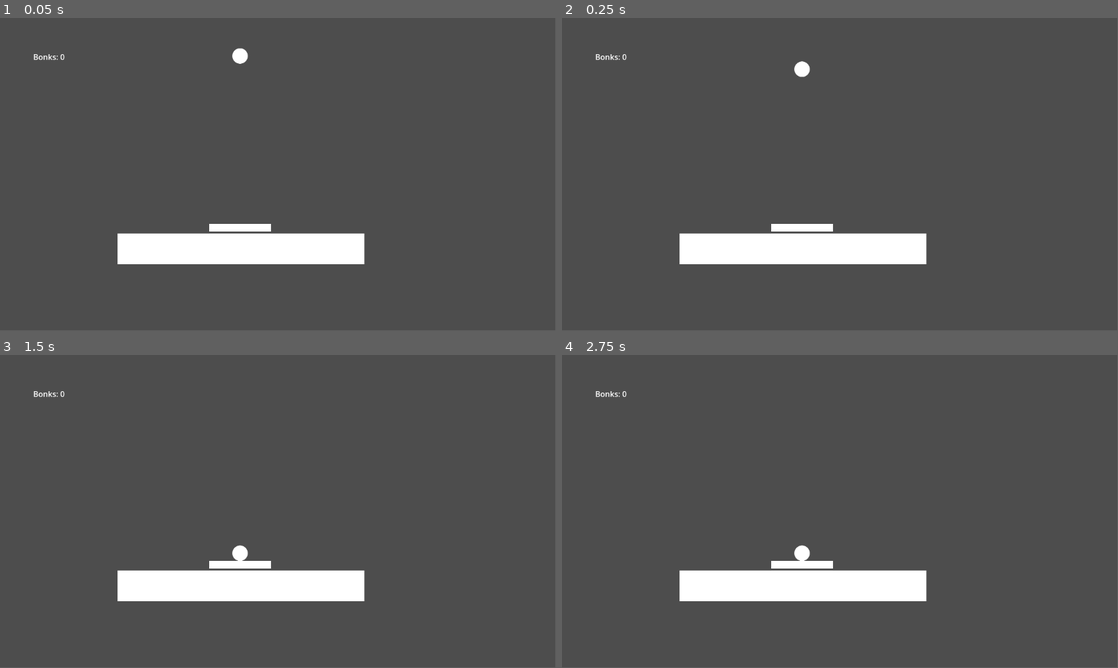
Above: before the commit, frames 1-4 (two rows, left to right).
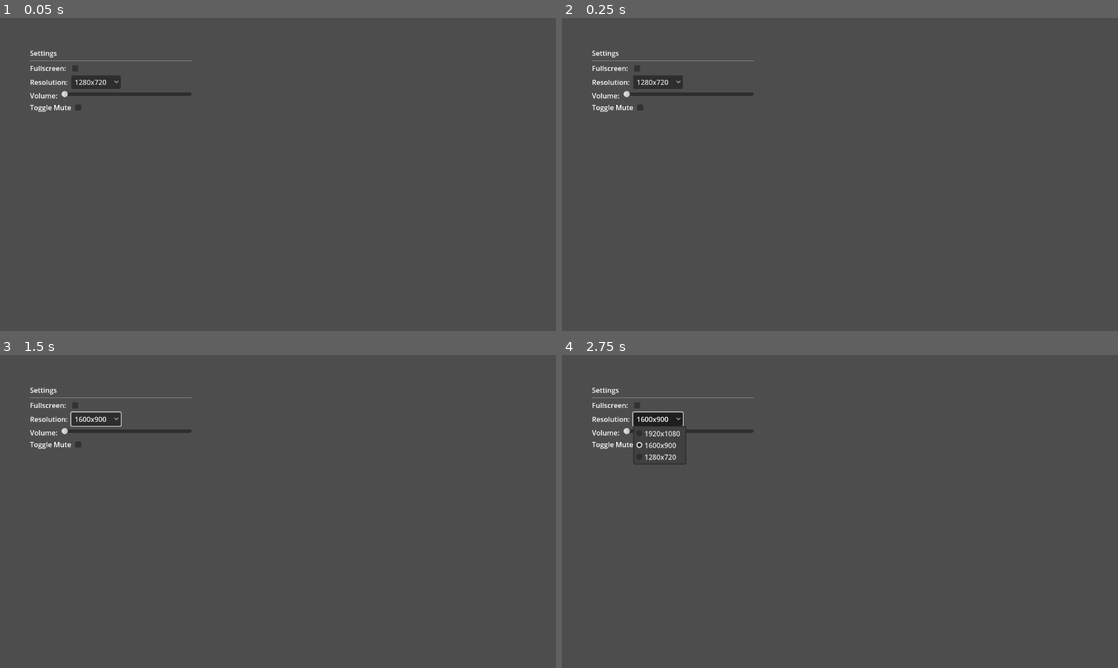
Above: after the commit, the same moments.

Repository: sfreed141/pinball
Game: Godot game, scene res://main.tscn
Same seed, same stepped clock (60 frames per second), same inputs: the game is played once before the commit and once after it.
Inputs (mouse positions are in pixels of both pictures, inside the frame that each line leads up to):
- Up to frame 1 (0.05 s): no input
- Up to frame 2 (0.25 s): no input
- Up to frame 3 (1.5 s): click (94, 417) at 0.5 s, where only the run after the commit has a clickable "1280x720"; click (77, 445) at 1.27 s
- Up to frame 4 (2.75 s): click (656, 417) at 2 s, where only the run after the commit has a clickable "1600x900"
In our replay, the window is 799x449 before the commit and 800x450 after it. These sizes can differ from the game's own. Grey fills any space a smaller window leaves; there, only what the larger window draws over its background counts as a difference.

The runs differ from the first frame. In frame 1, 5.9% of the frame differs, in the area x 5-66%, y 9-79%; in frame 2, 5.9%; in frame 3, 5.9%; in frame 4, 6.1%, in the area x 5-66%, y 10-79%.

Commit message:
"layout done, buttons wip"

Diff:
--- /dev/null
+++ b/project/MainMenu.gd
@@ -0,0 +1,19 @@
+extends MarginContainer
+
+
+# Called when the node enters the scene tree for the first time.
+func _ready():
+	pass # Replace with function body.
+
+
+func _on_start_game_button_pressed():
+	pass # Replace with function body.
+
+
+func _on_options_button_pressed():
+	pass # Replace with function body.
+
+
+func _on_exit_button_pressed():
+	get_tree().quit()
+	pass # Replace with function body.
--- /dev/null
+++ b/project/MainMenuTheme.tres
@@ -0,0 +1,22 @@
+[gd_resource type="Theme" load_steps=6 format=3 uid="uid://cckteog731x5u"]
+
+[sub_resource type="StyleBoxEmpty" id="StyleBoxEmpty_iojd1"]
+
+[sub_resource type="StyleBoxEmpty" id="StyleBoxEmpty_7rirm"]
+
+[sub_resource type="StyleBoxEmpty" id="StyleBoxEmpty_s3h68"]
+
+[sub_resource type="StyleBoxEmpty" id="StyleBoxEmpty_8iy7l"]
+
+[sub_resource type="StyleBoxEmpty" id="StyleBoxEmpty_5yuo8"]
+
+[resource]
+Button/colors/font_hover_color = Color(0.850234, 0.979814, 0.990546, 1)
+Button/colors/font_hover_pressed_color = Color(0.47536, 0.924797, 0.965726, 1)
+Button/colors/font_pressed_color = Color(0.47451, 0.92549, 0.964706, 1)
+Button/font_sizes/font_size = 24
+Button/styles/disabled = SubResource("StyleBoxEmpty_iojd1")
+Button/styles/focus = SubResource("StyleBoxEmpty_7rirm")
+Button/styles/hover = SubResource("StyleBoxEmpty_s3h68")
+Button/styles/normal = SubResource("StyleBoxEmpty_8iy7l")
+Button/styles/pressed = SubResource("StyleBoxEmpty_5yuo8")
--- /dev/null
+++ b/project/PauseMenu.gd
@@ -0,0 +1,10 @@
+extends MarginContainer
+
+
+# Called when the node enters the scene tree for the first time.
+func _ready():
+	pass # Replace with function body.
+
+func _on_quit_button_pressed():
+	get_tree().quit()
+	pass # Replace with function body.
--- a/project/main.tscn
+++ b/project/main.tscn
@@ -1,9 +1,13 @@
-[gd_scene load_steps=6 format=3 uid="uid://wp31bdkw2ujt"]
+[gd_scene load_steps=10 format=3 uid="uid://wp31bdkw2ujt"]
 
 [ext_resource type="Script" path="res://game/gamemode.gd" id="1_8jxqk"]
 [ext_resource type="PackedScene" uid="uid://dhlm0r3kgrbs5" path="res://game/paddle.tscn" id="2_67h6p"]
 [ext_resource type="PackedScene" uid="uid://cyvsrij56sdbt" path="res://game/ball.tscn" id="3_xnpqu"]
 [ext_resource type="Texture2D" uid="uid://cbvi147u2de24" path="res://assets/GiantLightStudios - SimpleShapes/square_64.png" id="4_vvabt"]
+[ext_resource type="Script" path="res://MainMenu.gd" id="5_ttrjt"]
+[ext_resource type="Theme" uid="uid://cckteog731x5u" path="res://MainMenuTheme.tres" id="5_up4de"]
+[ext_resource type="Script" path="res://settings.gd" id="6_h4t5a"]
+[ext_resource type="Script" path="res://PauseMenu.gd" id="8_lfqy3"]
 
 [sub_resource type="RectangleShape2D" id="RectangleShape2D_ne3n4"]
 size = Vector2(512, 64)
@@ -14,6 +18,7 @@
 script = ExtResource("1_8jxqk")
 
 [node name="World" type="Node2D" parent="."]
+visible = false
 
 [node name="Paddle" parent="World" instance=ExtResource("2_67h6p")]
 position = Vector2(498, 435)
@@ -37,14 +42,132 @@
 
 [node name="UI" type="CanvasLayer" parent="."]
 
-[node name="Menu" type="MarginContainer" parent="UI"]
+[node name="MainMenu" type="MarginContainer" parent="UI"]
+visible = false
 anchors_preset = 15
 anchor_right = 1.0
 anchor_bottom = 1.0
 grow_horizontal = 2
 grow_vertical = 2
-
-[node name="InGame" type="MarginContainer" parent="UI"]
+size_flags_horizontal = 4
+size_flags_vertical = 4
+theme_override_constants/margin_left = 69
+theme_override_constants/margin_top = 69
+theme_override_constants/margin_right = 90
+theme_override_constants/margin_bottom = 69
+script = ExtResource("5_ttrjt")
+metadata/_edit_use_anchors_ = true
+
+[node name="HBoxContainer" type="HBoxContainer" parent="UI/MainMenu"]
+layout_mode = 2
+
+[node name="VBoxContainer" type="VBoxContainer" parent="UI/MainMenu/HBoxContainer"]
+layout_mode = 2
+size_flags_vertical = 4
+theme_override_constants/separation = 3
+
+[node name="StartGameButton" type="Button" parent="UI/MainMenu/HBoxContainer/VBoxContainer"]
+layout_mode = 2
+theme = ExtResource("5_up4de")
+text = "Start"
+alignment = 0
+
+[node name="OptionsButton" type="Button" parent="UI/MainMenu/HBoxContainer/VBoxContainer"]
+layout_mode = 2
+theme = ExtResource("5_up4de")
+text = "Options"
+alignment = 0
+
+[node name="ExitButton" type="Button" parent="UI/MainMenu/HBoxContainer/VBoxContainer"]
+layout_mode = 2
+theme = ExtResource("5_up4de")
+text = "Exit"
+alignment = 0
+
+[node name="Settings" type="Control" parent="UI"]
+layout_mode = 3
+anchors_preset = 0
+offset_right = 40.0
+offset_bottom = 40.0
+script = ExtResource("6_h4t5a")
+
+[node name="OptionsMenu" type="MarginContainer" parent="UI/Settings"]
+layout_mode = 1
+offset_right = 291.0
+offset_bottom = 155.0
+theme_override_constants/margin_left = 69
+theme_override_constants/margin_top = 69
+theme_override_constants/margin_right = 69
+theme_override_constants/margin_bottom = 69
+
+[node name="VBoxContainer2" type="VBoxContainer" parent="UI/Settings/OptionsMenu"]
+layout_mode = 2
+
+[node name="SettingsLabel" type="Label" parent="UI/Settings/OptionsMenu/VBoxContainer2"]
+layout_mode = 2
+text = "Settings"
+
+[node name="HSeparator" type="HSeparator" parent="UI/Settings/OptionsMenu/VBoxContainer2"]
+layout_mode = 2
+
+[node name="VBoxContainer" type="VBoxContainer" parent="UI/Settings/OptionsMenu/VBoxContainer2"]
+layout_mode = 2
+
+[node name="HBoxContainer4" type="HBoxContainer" parent="UI/Settings/OptionsMenu/VBoxContainer2/VBoxContainer"]
+layout_mode = 2
+
+[node name="FullscreenLabel" type="Label" parent="UI/Settings/OptionsMenu/VBoxContainer2/VBoxContainer/HBoxContainer4"]
+layout_mode = 2
+text = "Fullscreen: "
+
+[node name="FullscreenBox" type="CheckBox" parent="UI/Settings/OptionsMenu/VBoxContainer2/VBoxContainer/HBoxContainer4"]
+layout_mode = 2
+
+[node name="HBoxContainer3" type="HBoxContainer" parent="UI/Settings/OptionsMenu/VBoxContainer2/VBoxContainer"]
+layout_mode = 2
+
+[node name="ResolutionLabel" type="Label" parent="UI/Settings/OptionsMenu/VBoxContainer2/VBoxContainer/HBoxContainer3"]
+layout_mode = 2
+text = "Resolution: "
+
+[node name="ResolutionBox" type="OptionButton" parent="UI/Settings/OptionsMenu/VBoxContainer2/VBoxContainer/HBoxContainer3"]
+layout_mode = 2
+item_count = 3
+selected = 2
+popup/item_0/text = "1920x1080"
+popup/item_0/id = 0
+popup/item_1/text = "1600x900"
+popup/item_1/id = 1
+popup/item_2/text = "1280x720"
+popup/item_2/id = 2
+
+[node name="HBoxContainer" type="HBoxContainer" parent="UI/Settings/OptionsMenu/VBoxContainer2/VBoxContainer"]
+layout_mode = 2
+
+[node name="AudioLabel" type="Label" parent="UI/Settings/OptionsMenu/VBoxContainer2/VBoxContainer/HBoxContainer"]
+layout_mode = 2
+text = "Volume:
+"
+
+[node name="CenterContainer" type="CenterContainer" parent="UI/Settings/OptionsMenu/VBoxContainer2/VBoxContainer/HBoxContainer"]
+layout_mode = 2
+
+[node name="AudioSlider" type="HSlider" parent="UI/Settings/OptionsMenu/VBoxContainer2/VBoxContainer/HBoxContainer"]
+custom_minimum_size = Vector2(300, 0)
+layout_mode = 2
+
+[node name="HBoxContainer2" type="HBoxContainer" parent="UI/Settings/OptionsMenu/VBoxContainer2/VBoxContainer"]
+layout_mode = 2
+
+[node name="MuteLabel" type="Label" parent="UI/Settings/OptionsMenu/VBoxContainer2/VBoxContainer/HBoxContainer2"]
+layout_mode = 2
+text = "Toggle Mute"
+
+[node name="MuteBox" type="CheckBox" parent="UI/Settings/OptionsMenu/VBoxContainer2/VBoxContainer/HBoxContainer2"]
+layout_mode = 2
+
+[node name="PauseMenu" type="MarginContainer" parent="UI"]
+visible = false
 anchors_preset = 15
 anchor_right = 1.0
 anchor_bottom = 1.0
@@ -52,10 +175,67 @@
 grow_vertical = 2
 theme_override_constants/margin_left = 69
 theme_override_constants/margin_top = 69
-
-[node name="ScoreLabel" type="Label" parent="UI/InGame"]
+script = ExtResource("8_lfqy3")
+
+[node name="CenterContainer" type="CenterContainer" parent="UI/PauseMenu"]
+layout_mode = 2
+
+[node name="VBoxContainer" type="VBoxContainer" parent="UI/PauseMenu/CenterContainer"]
+layout_mode = 2
+theme_override_constants/separation = -5
+
+[node name="ResumeButton" type="Button" parent="UI/PauseMenu/CenterContainer/VBoxContainer"]
+layout_mode = 2
+text = "Resume"
+
+[node name="ResumeLabel" type="Label" parent="UI/PauseMenu/CenterContainer/VBoxContainer"]
+layout_mode = 2
+
+[node name="SettingsButton" type="Button" parent="UI/PauseMenu/CenterContainer/VBoxContainer"]
+layout_mode = 2
+text = "Settings"
+
+[node name="SettingsLabel" type="Label" parent="UI/PauseMenu/CenterContainer/VBoxContainer"]
+layout_mode = 2
+
+[node name="QuitButton" type="Button" parent="UI/PauseMenu/CenterContainer/VBoxContainer"]
+layout_mode = 2
+text = "Quit"
+
+[node name="QuitLabel" type="Label" parent="UI/PauseMenu/CenterContainer/VBoxContainer"]
+layout_mode = 2
+
+[node name="InGameUI" type="MarginContainer" parent="UI"]
+visible = false
+anchors_preset = 15
+anchor_right = 1.0
+anchor_bottom = 1.0
+grow_horizontal = 2
+grow_vertical = 2
+theme_override_constants/margin_left = 69
+theme_override_constants/margin_top = 69
+
+[node name="VBoxContainer" type="VBoxContainer" parent="UI/InGameUI"]
+layout_mode = 2
+
+[node name="LivesLabel" type="Label" parent="UI/InGameUI/VBoxContainer"]
+unique_name_in_owner = true
+layout_mode = 2
+size_flags_horizontal = 0
+text = "Lives: 0"
+
+[node name="ScoreLabel" type="Label" parent="UI/InGameUI/VBoxContainer"]
 unique_name_in_owner = true
 layout_mode = 2
 size_flags_horizontal = 0
 size_flags_vertical = 0
 text = "Bonks: 0"
+
+[connection signal="pressed" from="UI/MainMenu/HBoxContainer/VBoxContainer/StartGameButton" to="UI/MainMenu" method="_on_start_game_button_pressed"]
+[connection signal="pressed" from="UI/MainMenu/HBoxContainer/VBoxContainer/OptionsButton" to="UI/MainMenu" method="_on_options_button_pressed"]
+[connection signal="pressed" from="UI/MainMenu/HBoxContainer/VBoxContainer/ExitButton" to="UI/MainMenu" method="_on_exit_button_pressed"]
+[connection signal="toggled" from="UI/Settings/OptionsMenu/VBoxContainer2/VBoxContainer/HBoxContainer4/FullscreenBox" to="UI/Settings" method="_on_fullscreen_box_toggled"]
+[connection signal="item_selected" from="UI/Settings/OptionsMenu/VBoxContainer2/VBoxContainer/HBoxContainer3/ResolutionBox" to="UI/Settings" method="_on_resolution_box_item_selected"]
+[connection signal="value_changed" from="UI/Settings/OptionsMenu/VBoxContainer2/VBoxContainer/HBoxContainer/AudioSlider" to="UI/Settings" method="_on_audio_slider_value_changed"]
+[connection signal="toggled" from="UI/Settings/OptionsMenu/VBoxContainer2/VBoxContainer/HBoxContainer2/MuteBox" to="UI/Settings" method="_on_mute_box_toggled"]
+[connection signal="pressed" from="UI/PauseMenu/CenterContainer/VBoxContainer/QuitButton" to="UI/PauseMenu" method="_on_quit_button_pressed"]
--- a/project/project.godot
+++ b/project/project.godot
@@ -15,6 +15,12 @@
 config/features=PackedStringArray("4.2", "Forward Plus")
 config/icon="res://icon.svg"
 
+[display]
+
+window/size/viewport_width=1280
+window/size/viewport_height=720
+window/stretch/mode="viewport"
+
 [layer_names]
 
 2d_physics/layer_1="wall"
--- /dev/null
+++ b/project/settings.gd
@@ -0,0 +1,40 @@
+extends Control
+
+
+# Called when the node enters the scene tree for the first time.
+func _ready():
+	pass # Replace with function body.
+
+
+# Called every frame. 'delta' is the elapsed time since the previous frame.
+func _process(delta):
+	pass
+
+
+func _on_audio_slider_value_changed(value):
+	AudioServer.set_bus_volume_db(0, value)
+	pass # Replace with function body.
+
+
+func _on_mute_box_toggled(toggled_on):
+	AudioServer.set_bus_volume_db(0, 0)
+	pass # Replace with function body.
+
+
+func _on_resolution_box_item_selected(index):
+	match index:
+		0:
+			DisplayServer.window_set_size(Vector2i(1920,1080))
+		1:
+			DisplayServer.window_set_size(Vector2i(1600,900))
+		2:
+			DisplayServer.window_set_size(Vector2i(1280,720))
+	pass # Replace with function body.
+
+
+func _on_fullscreen_box_toggled(toggled_on):
+	if toggled_on == true:
+		DisplayServer.window_set_mode(3, 0)
+	else:
+		DisplayServer.window_set_mode(0, 0)
+	pass # Replace with function body.
